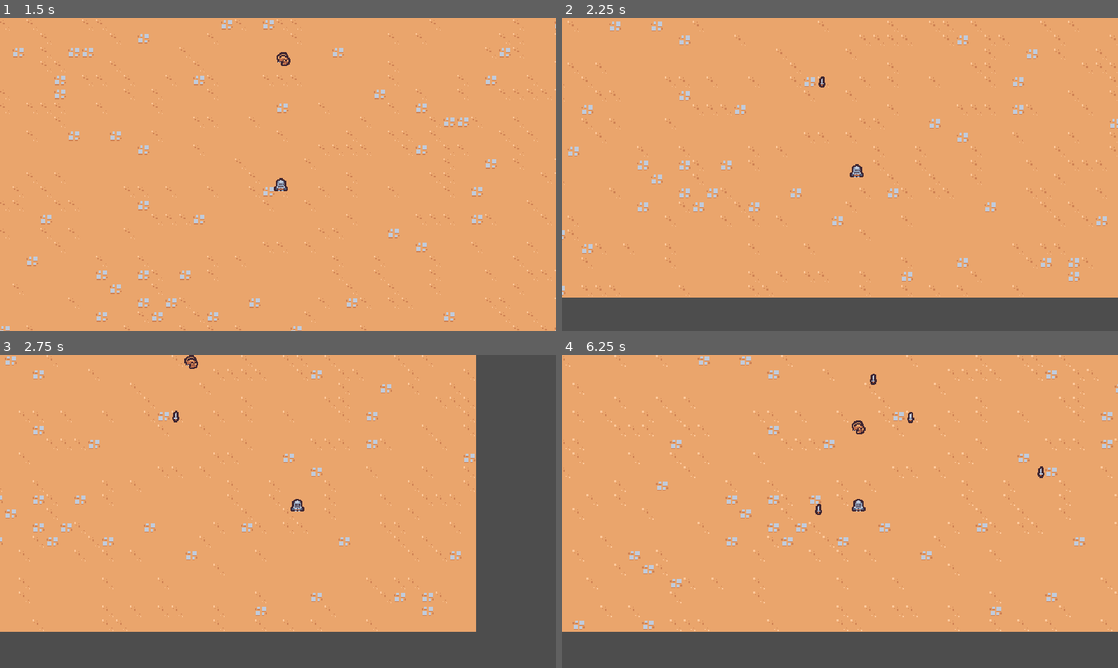
Above: before the commit, frames 1-4 (two rows, left to right).
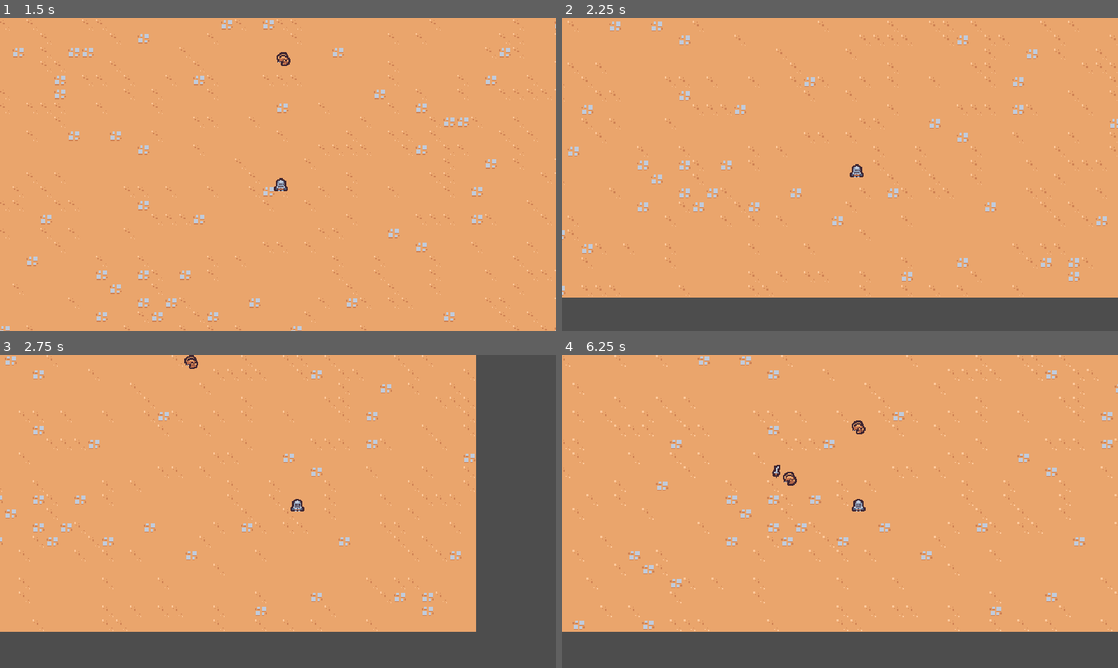
Above: after the commit, the same moments.

Repository: jrenato/dungeon_survival
Game: Godot game, scene res://src/world/levels/level.tscn
The game is run twice, just before and just after one commit, with the same random seed, the same clock (stepped at 60 frames per second) and the same inputs.
Inputs:
- Up to frame 1 (1.5 s): hold D (move_right) 0.53-1.28 s; hold S (move_down) from 1.28 s (still down)
- Up to frame 2 (2.25 s): release S (move_down) at 2.03 s; hold D (move_right) from 2.03 s (still down)
- Up to frame 3 (2.75 s): keep holding D (move_right)
- Up to frame 4 (6.25 s): release D (move_right) at 2.78 s; hold W (move_up) 2.78-3.53 s; hold A (move_left) 3.53-5.03 s; hold S (move_down) 5.03-5.78 s; hold D (move_right) from 5.78 s (still down)

Frame 1 is identical in both runs. In frame 2, less than 0.1% of the frame differs, in the area x 46-48%, y 18-23%; in frame 3, less than 0.1%; in frame 4, 0.3%, in the area x 37-87%, y 6-52%.

Commit message:
Added simple dagger ability

Diff:
--- a/src/abilities/controllers/dagger_ability_controller.gd
+++ b/src/abilities/controllers/dagger_ability_controller.gd
@@ -1,6 +1,6 @@
 extends Node
 
-
+@export var max_range : float = 100.0
 @export var dagger_ability : PackedScene
 
 
@@ -10,10 +10,26 @@
 
 
 func _on_timer_timeout() -> void:
-	var player = get_tree().get_first_node_in_group("player") as Player
+	var player : Player = get_tree().get_first_node_in_group("player") as Player
 	if player == null:
 		return
 
+	var enemies : Array = get_tree().get_nodes_in_group("enemy")
+	enemies = enemies.filter(
+		func(enemy : Node2D):
+			return enemy.global_position.distance_squared_to(player.global_position) <= pow(max_range, 2)
+	)
+
+	if enemies.size() == 0:
+		return
+
+	enemies.sort_custom(
+		func(a : Node2D, b : Node2D):
+			var a_distance = a.global_position.distance_squared_to(player.global_position)
+			var b_distance = b.global_position.distance_squared_to(player.global_position)
+			return a_distance < b_distance
+	)
+
 	var dagger_instance : Node2D = dagger_ability.instantiate() as Node2D
 	player.get_parent().add_child(dagger_instance)
-	dagger_instance.global_position = player.global_position
+	dagger_instance.global_position = enemies[0].global_position
--- a/src/abilities/dagger_ability.tscn
+++ b/src/abilities/dagger_ability.tscn
@@ -1,11 +1,94 @@
-[gd_scene load_steps=2 format=3 uid="uid://kcdtl1cptnv1"]
+[gd_scene load_steps=5 format=3 uid="uid://kcdtl1cptnv1"]
 
 [ext_resource type="Texture2D" uid="uid://uia4n6n1pr6s" path="res://assets/tilemaps/tilemap_packed.png" id="1_gxis5"]
+
+[sub_resource type="Animation" id="Animation_n2dvg"]
+length = 0.001
+step = 0.05
+tracks/0/type = "value"
+tracks/0/imported = false
+tracks/0/enabled = true
+tracks/0/path = NodePath("Sprite2D:rotation")
+tracks/0/interp = 1
+tracks/0/loop_wrap = true
+tracks/0/keys = {
+"times": PackedFloat32Array(0),
+"transitions": PackedFloat32Array(1),
+"update": 0,
+"values": [0.0]
+}
+tracks/1/type = "value"
+tracks/1/imported = false
+tracks/1/enabled = true
+tracks/1/path = NodePath("Sprite2D:scale")
+tracks/1/interp = 1
+tracks/1/loop_wrap = true
+tracks/1/keys = {
+"times": PackedFloat32Array(0),
+"transitions": PackedFloat32Array(1),
+"update": 0,
+"values": [Vector2(1, 1)]
+}
+
+[sub_resource type="Animation" id="Animation_7qhuw"]
+resource_name = "swing"
+length = 0.75
+step = 0.05
+tracks/0/type = "value"
+tracks/0/imported = false
+tracks/0/enabled = true
+tracks/0/path = NodePath("Sprite2D:rotation")
+tracks/0/interp = 2
+tracks/0/loop_wrap = true
+tracks/0/keys = {
+"times": PackedFloat32Array(-0.00408552, 0, 0.2, 0.4, 0.75),
+"transitions": PackedFloat32Array(1, 1, 1, 2, 1),
+"update": 0,
+"values": [0.0, -0.000639185, -0.174533, 3.14159, 0.0]
+}
+tracks/1/type = "value"
+tracks/1/imported = false
+tracks/1/enabled = true
+tracks/1/path = NodePath("Sprite2D:scale")
+tracks/1/interp = 2
+tracks/1/loop_wrap = true
+tracks/1/keys = {
+"times": PackedFloat32Array(0, 0.1, 0.2, 0.35, 0.5, 0.75),
+"transitions": PackedFloat32Array(1, 1, 1, 1, 4.59479, 1),
+"update": 0,
+"values": [Vector2(0, 0), Vector2(1.25, 1.25), Vector2(1, 1), Vector2(2, 2), Vector2(1, 1), Vector2(0, 0)]
+}
+tracks/2/type = "method"
+tracks/2/imported = false
+tracks/2/enabled = true
+tracks/2/path = NodePath(".")
+tracks/2/interp = 1
+tracks/2/loop_wrap = true
+tracks/2/keys = {
+"times": PackedFloat32Array(0.75),
+"transitions": PackedFloat32Array(1),
+"values": [{
+"args": [],
+"method": &"queue_free"
+}]
+}
+
+[sub_resource type="AnimationLibrary" id="AnimationLibrary_domqn"]
+_data = {
+"RESET": SubResource("Animation_n2dvg"),
+"swing": SubResource("Animation_7qhuw")
+}
 
 [node name="DaggerAbility" type="Node2D"]
 
 [node name="Sprite2D" type="Sprite2D" parent="."]
-position = Vector2(0, -3)
 texture = ExtResource("1_gxis5")
+offset = Vector2(0, -3)
 region_enabled = true
 region_rect = Rect2(112, 128, 16, 16)
+
+[node name="AnimationPlayer" type="AnimationPlayer" parent="."]
+autoplay = "swing"
+libraries = {
+"": SubResource("AnimationLibrary_domqn")
+}
--- a/src/camera/game_camera.gd
+++ b/src/camera/game_camera.gd
@@ -17,5 +17,5 @@
 func acquire_target() -> void:
 	var player_nodes = get_tree().get_nodes_in_group("player")
 	if player_nodes.size() > 0:
-		var player = player_nodes[0] as Player
+		var player : Player = player_nodes[0] as Player
 		target_position = player.global_position
--- a/src/enemies/enemy.gd
+++ b/src/enemies/enemy.gd
@@ -12,7 +12,7 @@
 
 
 func get_direction_to_player() -> Vector2:
-	var player = get_tree().get_first_node_in_group("player") as Player
+	var player : Player = get_tree().get_first_node_in_group("player") as Player
 	if player != null:
 		return (player.global_position - global_position).normalized()
 
--- a/src/enemies/enemy.tscn
+++ b/src/enemies/enemy.tscn
@@ -6,7 +6,7 @@
 [sub_resource type="CircleShape2D" id="CircleShape2D_fkicn"]
 radius = 7.0
 
-[node name="Enemy" type="CharacterBody2D"]
+[node name="Enemy" type="CharacterBody2D" groups=["enemy"]]
 collision_layer = 0
 script = ExtResource("1_8ple4")
 
--- a/src/world/levels/level.tscn
+++ b/src/world/levels/level.tscn
@@ -18,3 +18,6 @@
 
 [node name="Enemy" parent="." instance=ExtResource("4_1y1rd")]
 position = Vector2(208, -200)
+
+[node name="Enemy2" parent="." instance=ExtResource("4_1y1rd")]
+position = Vector2(-400, 200)
